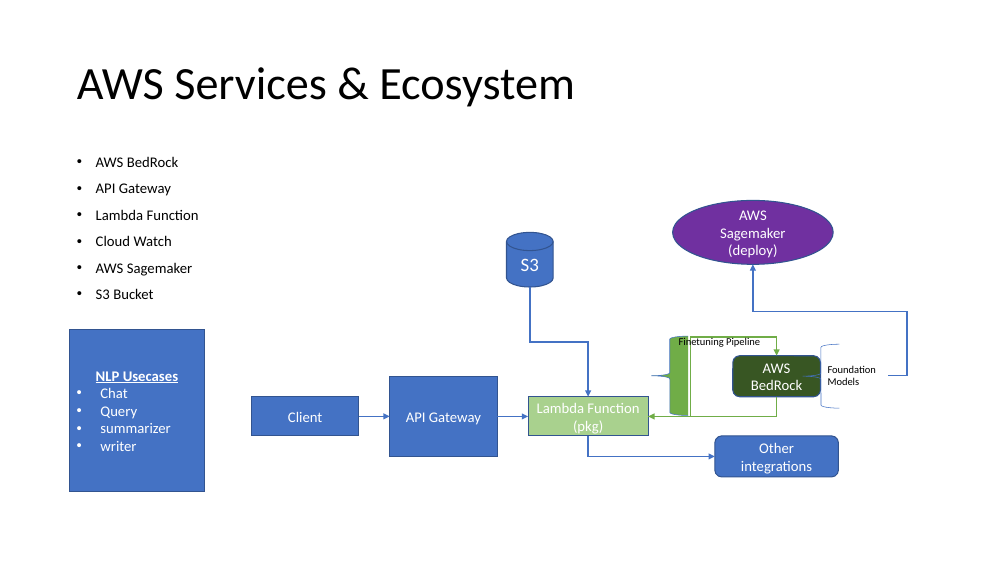
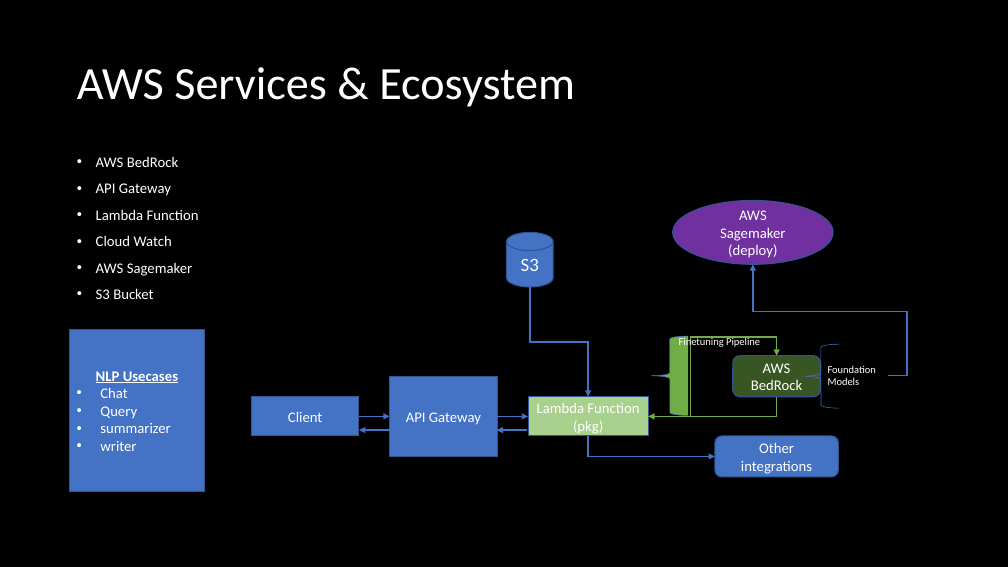
Before and after one commit to shubh2ds/gen-ai-app-aws, a slide deck: slide 2 of Architecture/gen-ai-app-architecture.pptx. Drawn at 1008x567 pixels with LibreOffice and Linux fonts; fonts in the diff are those of the drawing. Boxes give left, top, right and bottom in pixels: in the first picture for what was removed or moved away, otherwise in the second. Text is boxed around its words. In the diff, an @@ line names an element or a change of style, - is before the commit and + after.

Commit message:
Gen AI scalable APP backend Developed on AWS using bedrock,lambda,s3 and api gateway service and routing done for dev stage.

```diff
--- a/Architecture/gen-ai-app-architecture.pptx
+++ b/Architecture/gen-ai-app-architecture.pptx
@@ background #FFFFFF to #000000 @@
@@ text colour #000000 to #FFFFFF in 4 elements at (x1=77, y1=67, x2=575, y2=107), (x1=828, y1=365, x2=876, y2=385), (x1=679, y1=337, x2=760, y2=349), (x1=96, y1=157, x2=199, y2=299) @@
@@ elbow arrow added from (389, 430) to (359, 430), #4472C4 1.5 pt @@
@@ elbow arrow added from (528, 430) to (497, 430), #4472C4 1.5 pt @@
```
Also in this commit, not shown: 13 slides added, 4 other files.
